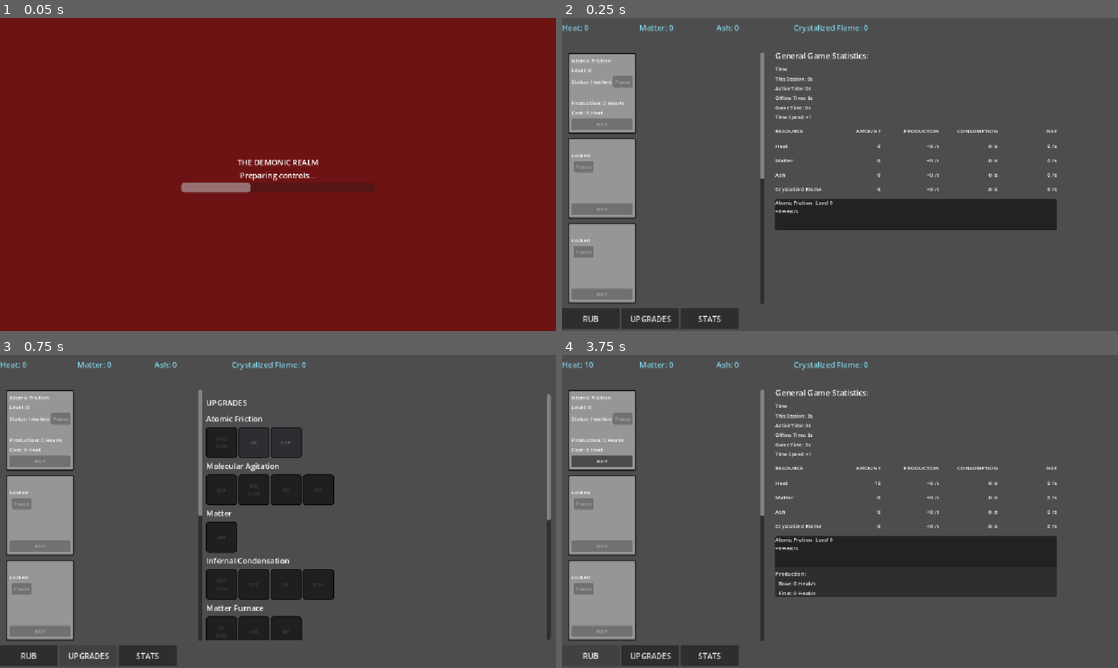
Above: before the commit, frames 1-4 (two rows, left to right).
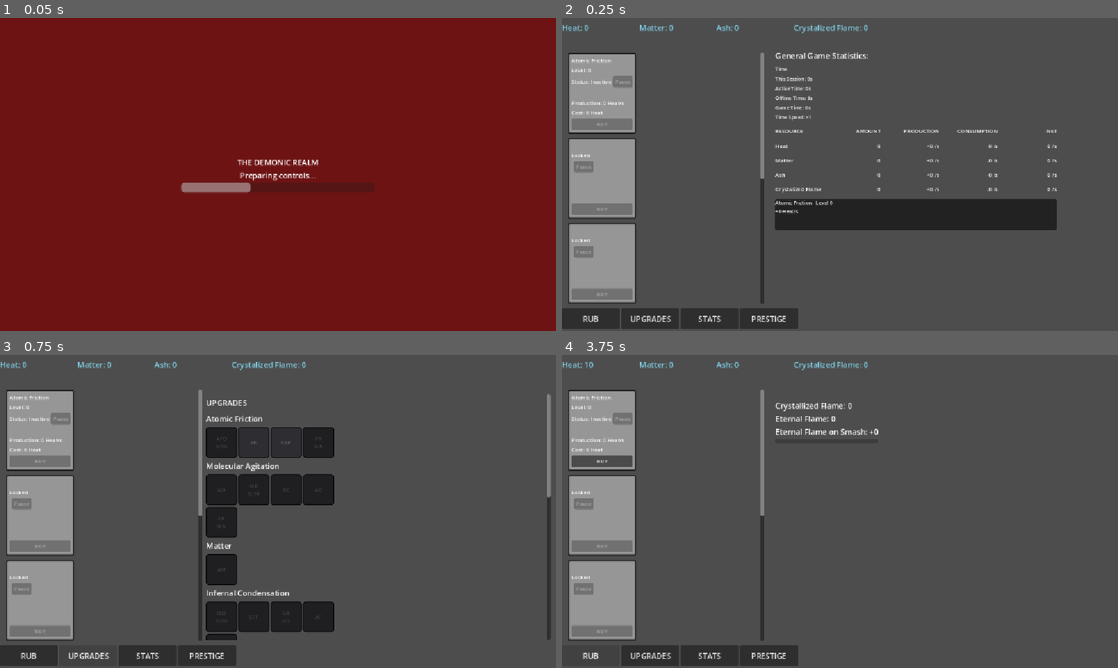
Above: after the commit, the same moments.

Repository: Goghin/Demonic-incremental
Game: Godot game, scene res://game.tscn
Same seed, same stepped clock (60 frames per second), same inputs: the game is played once before the commit and once after it.
Inputs (mouse positions are in pixels of both pictures, inside the frame that each line leads up to):
- Up to frame 1 (0.05 s): no input
- Up to frame 2 (0.25 s): no input
- Up to frame 3 (0.75 s): click "UPGRADES" at 0.5 s
- Up to frame 4 (3.75 s): click "STATS" at 1.25 s; click (767, 655) at 2 s, where only the run after the commit has a clickable "PRESTIGE"; click (917, 552) at 2.77 s; click "RUB" at 3.5 s

Frame 1 is identical in both runs. In frame 2, 0.7% of the frame differs, in the area x 32-43%, y 92-100%; in frame 3, 5.8%; in frame 4, 12%, in the area x 32-89%, y 10-100%.

Commit message:
Update added prestigemechanic plus balance and progression

Diff:
--- /dev/null
+++ b/Game/eternal_flame_state.gd
@@ -0,0 +1,13 @@
+class_name EternalFlameState
+extends RefCounted
+
+
+var eternal_flame: float = 0.0
+var prestige_count: int = 0
+var total_crystallized_flame: float = 0.0
+
+
+func reset() -> void:
+	eternal_flame = 0.0
+	prestige_count = 0
+	total_crystallized_flame = 0.0
--- /dev/null
+++ b/Game/prestige_system.gd
@@ -0,0 +1,38 @@
+class_name PrestigeSystem
+extends RefCounted
+
+
+func calculate_eternal_flame_gain(
+	state: GameState
+	) -> float:
+
+	var crystallized_flame = state.get_resource_amount(
+		ResourceIds.CRYSTALIZED_FLAME
+	)
+
+	var infernal_forge = state.get_generator(
+		"infernal_forge"
+	)
+
+	if infernal_forge == null:
+		return 0.0
+
+	return crystallized_flame * infernal_forge.level
+
+func smash(
+	state: GameState
+	) -> float:
+
+	var eternal_flame_gain = calculate_eternal_flame_gain(
+		state
+	)
+
+	state.eternal_flame_state.eternal_flame += eternal_flame_gain
+	state.eternal_flame_state.prestige_count += 1
+	state.eternal_flame_state.total_crystallized_flame += state.get_resource_amount(
+		ResourceIds.CRYSTALIZED_FLAME
+	)
+
+	state.reset_current_run()
+
+	return eternal_flame_gain
--- a/Generators/generator.gd
+++ b/Generators/generator.gd
@@ -8,7 +8,7 @@
 var modifiers: Array[Modifier] = []
 var modifier_sensitivities: Array = []
 var production_progress: Dictionary = {}
-
+var initial_unlocked: bool = true
 var unlocked: bool = true
 var manually_paused: bool = false
 var operating: bool = false
@@ -25,6 +25,23 @@
 	for output in definition.outputs:
 		if output.discrete:
 			production_progress[output.resource_id] = 0.0
+
+
+
+func reset() -> void:
+	level = 0
+	modifiers.clear()
+	modifier_sensitivities.clear()
+
+	unlocked = initial_unlocked
+	manually_paused = false
+	operating = false
+
+	cycle_active = false
+	cycle_progress = 0.0
+
+	for resource_id in production_progress:
+		production_progress[resource_id] = 0.0
 
 
 # Returns the maximum production rate this generator could produce
--- /dev/null
+++ b/UI/PrestigePanel.tscn
@@ -0,0 +1,34 @@
+[gd_scene format=3 uid="uid://6hk31507tbch"]
+
+[ext_resource type="Script" uid="uid://hpfo6sc3ufw3" path="res://UI/prestige_panel.gd" id="1_hr0sl"]
+
+[node name="PrestigePanel" type="Control" unique_id=1634673890]
+layout_mode = 3
+anchors_preset = 15
+anchor_right = 1.0
+anchor_bottom = 1.0
+grow_horizontal = 2
+grow_vertical = 2
+script = ExtResource("1_hr0sl")
+
+[node name="VBoxContainer" type="VBoxContainer" parent="." unique_id=149505744]
+layout_mode = 0
+offset_right = 40.0
+offset_bottom = 40.0
+
+[node name="TitleLabel" type="Label" parent="VBoxContainer" unique_id=700344071]
+layout_mode = 2
+
+[node name="CrystallizedFlameLabel" type="Label" parent="VBoxContainer" unique_id=498019979]
+layout_mode = 2
+
+[node name="EternalFlameLabel" type="Label" parent="VBoxContainer" unique_id=1367747663]
+layout_mode = 2
+
+[node name="GainLabel" type="Label" parent="VBoxContainer" unique_id=110474591]
+layout_mode = 2
+
+[node name="SmashButton" type="Button" parent="VBoxContainer" unique_id=1018030104]
+layout_mode = 2
+
+[connection signal="pressed" from="VBoxContainer/SmashButton" to="." method="_on_smash_button_pressed"]
--- /dev/null
+++ b/UI/prestige_panel.gd
@@ -0,0 +1,87 @@
+class_name PrestigePanel
+extends Control
+
+
+var state: GameState
+var prestige_system: PrestigeSystem
+var save_manager: SaveManager
+var time_manager: TimeManager
+
+@onready var crystallized_flame_label: Label = $VBoxContainer/CrystallizedFlameLabel
+@onready var eternal_flame_label: Label = $VBoxContainer/EternalFlameLabel
+@onready var gain_label: Label = $VBoxContainer/GainLabel
+@onready var smash_button: Button = $VBoxContainer/SmashButton
+
+
+func setup(
+	game_state: GameState,
+	game_save_manager: SaveManager,
+	game_time_manager: TimeManager
+	) -> void:
+
+	state = game_state
+	save_manager = game_save_manager
+	time_manager = game_time_manager
+	prestige_system = PrestigeSystem.new()
+
+	refresh()
+
+
+func refresh() -> void:
+	if state == null:
+		return
+
+	var crystallized_flame = state.get_resource_amount(
+		ResourceIds.CRYSTALIZED_FLAME
+	)
+
+	var eternal_flame = (
+		state.eternal_flame_state.eternal_flame
+	)
+
+	var eternal_flame_gain = (
+		prestige_system.calculate_eternal_flame_gain(
+			state
+		)
+	)
+
+	crystallized_flame_label.text = (
+		"Crystallized Flame: %.0f"
+		% crystallized_flame
+	)
+
+	eternal_flame_label.text = (
+		"Eternal Flame: %.0f"
+		% eternal_flame
+	)
+
+	gain_label.text = (
+		"Eternal Flame on Smash: +%.0f"
+		% eternal_flame_gain
+	)
+
+	smash_button.disabled = eternal_flame_gain <= 0.0
+
+
+func _on_smash_button_pressed() -> void:
+	if state == null:
+		return
+
+	var eternal_flame_gain = (
+		prestige_system.smash(
+			state
+		)
+	)
+
+	print(
+		"Smash! Gained ",
+		eternal_flame_gain,
+		" Eternal Flame."
+	)
+
+	refresh()
+
+	save_manager.save_game(
+		state,
+		time_manager
+	)
--- a/Upgrades/upgrade.gd
+++ b/Upgrades/upgrade.gd
@@ -20,3 +20,6 @@
 
 func can_upgrade() -> bool:
 	return not is_maxed()
+
+func reset() -> void:
+	level = 0
--- a/game.gd
+++ b/game.gd
@@ -84,7 +84,11 @@
 		state,
 		time_manager
 	)
-
+	$PrestigePanel.setup(
+	state,
+	save_manager,
+	time_manager
+	)
 	var upgrade_info_popup = $UpgradeInfoPopup
 
 	print(
@@ -325,6 +329,7 @@
 
 	if $StatsPanel.visible:
 		$UpgradeScroll.visible = false
+		$PrestigePanel.visible = false
 
 
 func _on_upgrades_button_pressed() -> void:
@@ -332,3 +337,11 @@
 
 	if $UpgradeScroll.visible:
 		$StatsPanel.visible = false
+		$PrestigePanel.visible = false
+
+func _on_prestige_button_pressed() -> void:
+	$PrestigePanel.visible = not $PrestigePanel.visible
+
+	if $PrestigePanel.visible:
+		$StatsPanel.visible = false
+		$UpgradeScroll.visible = false
--- a/game.tscn
+++ b/game.tscn
@@ -5,6 +5,7 @@
 [ext_resource type="PackedScene" uid="uid://brse7a5upnxtg" path="res://UI/StatsPanel.tscn" id="3_feb5d"]
 [ext_resource type="PackedScene" uid="uid://bmuknpykhpamo" path="res://UI/UpgradeInfoPopup.tscn" id="4_fc0e3"]
 [ext_resource type="PackedScene" uid="uid://cdseigfjnotw3" path="res://UI/loading_screen.tscn" id="5_7jktm"]
+[ext_resource type="PackedScene" uid="uid://6hk31507tbch" path="res://UI/PrestigePanel.tscn" id="6_prestige"]
 
 [node name="Game" type="Control" unique_id=2017947086]
 layout_mode = 3
@@ -74,6 +75,27 @@
 offset_bottom = 644.0
 text = "STATS"
 
+[node name="PrestigePanel" parent="." unique_id=34821011 instance=ExtResource("6_prestige")]
+visible = false
+layout_mode = 0
+anchors_preset = 0
+anchor_right = 0.0
+anchor_bottom = 0.0
+offset_left = 442.0
+offset_top = 66.0
+offset_right = 760.0
+offset_bottom = 250.0
+grow_horizontal = 1
+grow_vertical = 1
+
+[node name="PrestigeButton" type="Button" parent="." unique_id=123456789]
+layout_mode = 0
+offset_left = 369.0
+offset_top = 601.0
+offset_right = 489.0
+offset_bottom = 644.0
+text = "PRESTIGE"
+
 [node name="UpgradeInfoPopup" parent="." unique_id=1574030057 instance=ExtResource("4_fc0e3")]
 visible = false
 custom_minimum_size = Vector2(110, 0)
@@ -85,3 +107,4 @@
 [connection signal="pressed" from="RubButton" to="." method="_on_rub_button_pressed"]
 [connection signal="pressed" from="UpgradesButton" to="." method="_on_upgrades_button_pressed"]
 [connection signal="pressed" from="StatsButton" to="." method="_on_stats_button_pressed"]
+[connection signal="pressed" from="PrestigeButton" to="." method="_on_prestige_button_pressed"]
--- a/game_state.gd
+++ b/game_state.gd
@@ -1,4 +1,3 @@
-
 class_name GameState
 extends RefCounted
 
@@ -9,11 +8,17 @@
 var upgrade_groups: Dictionary = {}
 var lava_mite_dormancy_penalty: float = 0.0
 
+var eternal_flame_state: EternalFlameState
 
 var heat_leak_threshold: float = 100000.0
 var heat_leak_base: float = 1.0
 var heat_leak_scaling: float = 16.4
 var heat_leak_exponent: float = 2.14
+
+var matter_decay_threshold: float = 10000.0
+var matter_decay_base: float = 0.0
+var matter_decay_scaling: float = 1
+var matter_decay_exponent: float = 2.0
 
 
 func _init() -> void:
@@ -21,6 +26,7 @@
 	_initialize_generators()
 	_initialize_upgrade_groups()
 	_initialize_upgrades()
+	eternal_flame_state = EternalFlameState.new()
 
 
 # -------------------------------------------------------------------
@@ -128,7 +134,7 @@
 
 	var generator = Generator.new(definition)
 	generator.unlocked = false
-
+	generator.initial_unlocked = false
 	return generator
 
 
@@ -160,7 +166,7 @@
 
 	var generator = Generator.new(definition)
 	generator.unlocked = false
-
+	generator.initial_unlocked = false
 	return generator
 
 
@@ -191,7 +197,7 @@
 
 	var generator = Generator.new(definition)
 	generator.unlocked = false
-
+	generator.initial_unlocked = false
 	return generator
 
 
@@ -221,7 +227,7 @@
 
 	var generator = Generator.new(definition)
 	generator.unlocked = false
-
+	generator.initial_unlocked = false
 	return generator
 
 
@@ -257,7 +263,7 @@
 
 	var generator = Generator.new(definition)
 	generator.unlocked = false
-
+	generator.initial_unlocked = false
 	return generator
 
 
@@ -354,6 +360,10 @@
 		_create_efficient_atomic_processing()
 	)
 
+	_register_upgrade(
+		_create_atomic_friction_refinement()
+	)
+
 	# Molecular Agitation
 	_register_upgrade(
 		_create_molecular_agitation_upgrade()
@@ -371,6 +381,10 @@
 		_create_agitation_optimization()
 	)
 
+	_register_upgrade(
+		_create_molecular_agitation_refinement()
+	)
+
 	# Matter
 	_register_upgrade(
 		_create_atomic_mastery()
@@ -389,6 +403,10 @@
 		_create_efficient_thermal_transfer()
 	)
 
+	_register_upgrade(
+		_create_thermal_furnace_refinement()
+	)
+
 	# Matter Furnace
 	_register_upgrade(
 		_create_thermal_conversion()
@@ -402,6 +420,10 @@
 		_create_matter_furnace_unlock()
 	)
 
+	_register_upgrade(
+		_create_matter_furnace_refinement()
+	)
+
 	# Ash Management
 	_register_upgrade(
 		_create_ashen_contamination()
@@ -411,7 +433,13 @@
 		_create_lava_mite_colony_unlock()
 	)
 
-	_register_upgrade(_create_lava_mite_dormancy())
+	_register_upgrade(
+		_create_lava_mite_dormancy()
+	)
+
+	_register_upgrade(
+		_create_lava_mite_refinement()
+	)
 
 	# Infernal Forge
 	_register_upgrade(
@@ -420,6 +448,10 @@
 
 	_register_upgrade(
 		_create_infernal_forge_immunity()
+	)
+
+	_register_upgrade(
+		_create_infernal_forge_refinement()
 	)
 
 	# Infernal Condensation Specialization
@@ -523,6 +555,37 @@
 	return Upgrade.new(definition)
 
 
+func _create_atomic_friction_refinement() -> Upgrade:
+	var definition = UpgradeDefinition.new(
+		"atomic_friction_refinement",
+		"Friction Refinement",
+		"Refines Atomic Friction, increasing its Heat production by 15% per level.",
+		ResourceIds.HEAT,
+		5000.0,
+		[
+			UpgradeEffect.modifier(
+				"atomic_friction",
+				ModifierTypes.PRODUCTION,
+				1.15
+			)
+		],
+		[
+			Requirement.new(
+				RequirementTypes.GENERATOR_LEVEL,
+				"atomic_friction",
+				25
+			)
+		],
+		false,
+		"",
+		"atomic_friction",
+		5,
+		1.55
+	)
+
+	return Upgrade.new(definition)
+
+
 # -------------------------------------------------------------------
 # Molecular Agitation upgrades
 # -------------------------------------------------------------------
@@ -639,6 +702,37 @@
 		false,
 		"",
 		"molecular_agitation"
+	)
+
+	return Upgrade.new(definition)
+
+
+func _create_molecular_agitation_refinement() -> Upgrade:
+	var definition = UpgradeDefinition.new(
+		"molecular_agitation_refinement",
+		"Agitation Refinement",
+		"Refines Molecular Agitation, increasing its Heat production by 15% per level.",
+		ResourceIds.HEAT,
+		30000.0,
+		[
+			UpgradeEffect.modifier(
+				"molecular_agitation",
+				ModifierTypes.PRODUCTION,
+				1.15
+			)
+		],
+		[
+			Requirement.new(
+				RequirementTypes.GENERATOR_LEVEL,
+				"molecular_agitation",
+				30
+			)
+		],
+		false,
+		"",
+		"molecular_agitation",
+		5,
+		1.55
 	)
 
 	return Upgrade.new(definition)
@@ -782,6 +876,37 @@
 	return Upgrade.new(definition)
 
 
+func _create_thermal_furnace_refinement() -> Upgrade:
+	var definition = UpgradeDefinition.new(
+		"thermal_furnace_refinement",
+		"Condensation Refinement",
+		"Refines Infernal Condensation, increasing its output by 15% per level.",
+		ResourceIds.MATTER,
+		15000.0,
+		[
+			UpgradeEffect.modifier(
+				"thermal_furnace",
+				ModifierTypes.PRODUCTION,
+				1.15
+			)
+		],
+		[
+			Requirement.new(
+				RequirementTypes.GENERATOR_LEVEL,
+				"thermal_furnace",
+				15
+			)
+		],
+		false,
+		"",
+		"thermal_furnace",
+		5,
+		1.55
+	)
+
+	return Upgrade.new(definition)
+
+
 # -------------------------------------------------------------------
 # Matter Furnace upgrades
 # -------------------------------------------------------------------
@@ -879,6 +1004,37 @@
 		false,
 		"",
 		"matter_furnace"
+	)
+
+	return Upgrade.new(definition)
+
+
+func _create_matter_furnace_refinement() -> Upgrade:
+	var definition = UpgradeDefinition.new(
+		"matter_furnace_refinement",
+		"Combustion Refinement",
+		"Refines the Matter Furnace, increasing its output by 15% per level.",
+		ResourceIds.MATTER,
+		5000.0,
+		[
+			UpgradeEffect.modifier(
+				"matter_furnace",
+				ModifierTypes.PRODUCTION,
+				1.15
+			)
+		],
+		[
+			Requirement.new(
+				RequirementTypes.GENERATOR_LEVEL,
+				"matter_furnace",
+				10
+			)
+		],
+		false,
+		"",
+		"matter_furnace",
+		5,
+		1.55
 	)
 
 	return Upgrade.new(definition)
@@ -946,6 +1102,7 @@
 
 	return Upgrade.new(definition)
 
+
 func _create_lava_mite_dormancy() -> Upgrade:
 	var definition = UpgradeDefinition.new(
 		"lava_mite_dormancy",
@@ -976,6 +1133,39 @@
 	)
 
 	return Upgrade.new(definition)
+
+
+func _create_lava_mite_refinement() -> Upgrade:
+	var definition = UpgradeDefinition.new(
+		"lava_mite_refinement",
+		"Lava Mite Breeding",
+		"Improves the effectiveness of Lava Mite colonies by increasing their Ash consumption by 15% per level.",
+		ResourceIds.MATTER,
+		2500.0,
+		[
+			UpgradeEffect.modifier(
+				"lava_mite_colony",
+				ModifierTypes.INPUT_DRAW,
+				1.15,
+				ResourceIds.ASH
+			)
+		],
+		[
+			Requirement.new(
+				RequirementTypes.GENERATOR_LEVEL,
+				"lava_mite_colony",
+				5
+			)
+		],
+		false,
+		"",
+		"lava_mite_colony",
+		5,
+		1.55
+	)
+
+	return Upgrade.new(definition)
+
 
 # -------------------------------------------------------------------
 # Infernal Forge
@@ -1054,6 +1244,37 @@
 	return Upgrade.new(definition)
 
 
+func _create_infernal_forge_refinement() -> Upgrade:
+	var definition = UpgradeDefinition.new(
+		"infernal_forge_refinement",
+		"Forge Refinement",
+		"Refines the Infernal Forge, increasing its crystallization output by 15% per level.",
+		ResourceIds.MATTER,
+		50000.0,
+		[
+			UpgradeEffect.modifier(
+				"infernal_forge",
+				ModifierTypes.PRODUCTION,
+				1.15
+			)
+		],
+		[
+			Requirement.new(
+				RequirementTypes.GENERATOR_LEVEL,
+				"infernal_forge",
+				2
+			)
+		],
+		false,
+		"",
+		"infernal_forge",
+		5,
+		1.55
+	)
+
+	return Upgrade.new(definition)
+
+
 # -------------------------------------------------------------------
 # Infernal Condensation Specialization
 # -------------------------------------------------------------------
@@ -1226,6 +1447,7 @@
 
 	resources[resource_id].amount = amount
 
+
 func get_lava_mite_dormancy_penalty() -> float:
 	return lava_mite_dormancy_penalty
 
@@ -1246,6 +1468,7 @@
 	var penalty = lava_mite_dormancy_penalty
 
 	return 1.0 - penalty
+
 
 # -------------------------------------------------------------------
 # Generator registration / access
@@ -1430,6 +1653,10 @@
 
 	return upgrade_groups[group_id]
 
+
+# -------------------------------------------------------------------
+# Heat leakage / Matter decay
+# -------------------------------------------------------------------
 
 func get_heat_leak_per_second() -> float:
 	var heat = get_resource_amount(
@@ -1456,3 +1683,50 @@
 			heat_leak_exponent
 		)
 	)
+
+
+func get_matter_decay_per_second() -> float:
+	var matter = get_resource_amount(
+		ResourceIds.MATTER
+	)
+
+	if matter <= matter_decay_threshold:
+		return 0.0
+
+	var excess_matter = (
+		matter - matter_decay_threshold
+	)
+
+	var normalized_excess = (
+		excess_matter
+		/ matter_decay_threshold
+	)
+
+	return (
+		matter_decay_base
+		+ matter_decay_scaling
+		* pow(
+			normalized_excess,
+			matter_decay_exponent
+		)
+	)
+
+
+# -------------------------------------------------------------------
+# Current run reset
+# -------------------------------------------------------------------
+
+func reset_current_run() -> void:
+	for resource_id in resources:
+		set_resource_amount(
+			resource_id,
+			0.0
+		)
+
+	for generator in generators.values():
+		generator.reset()
+
+	for upgrade in upgrades.values():
+		upgrade.reset()
+
+	lava_mite_dormancy_penalty = 0.0
--- a/simulation/simulation.gd
+++ b/simulation/simulation.gd
@@ -53,8 +53,12 @@
 			delta
 		)
 
-		apply_heat_leak(delta)
-
+	apply_environmental_effects(delta)
+
+
+func apply_environmental_effects(delta: float) -> void:
+	apply_matter_decay(delta)
+	apply_heat_leak(delta)
 # Process one simulation step for a cycle-based generator.
 #
 # A cycle only progresses when all required inputs are available.
@@ -603,3 +607,35 @@
 			0.0
 		)
 	)
+
+func apply_matter_decay(delta: float) -> void:
+	var decay_per_second = state.get_matter_decay_per_second()
+
+	if decay_per_second <= 0.0:
+		return
+
+	var matter = state.get_resource_amount(
+		ResourceIds.MATTER
+	)
+
+	var decayed_matter = min(
+		decay_per_second * delta,
+		matter
+	)
+
+	if decayed_matter <= 0.0:
+		return
+
+	state.set_resource_amount(
+		ResourceIds.MATTER,
+		matter - decayed_matter
+	)
+
+	var heat = state.get_resource_amount(
+		ResourceIds.HEAT
+	)
+
+	state.set_resource_amount(
+		ResourceIds.HEAT,
+		heat + decayed_matter
+	)
Not shown, added: Game/eternal_flame_state.gd.uid
Not shown, added: Game/prestige_system.gd.uid
Not shown, added: UI/prestige_panel.gd.uid
